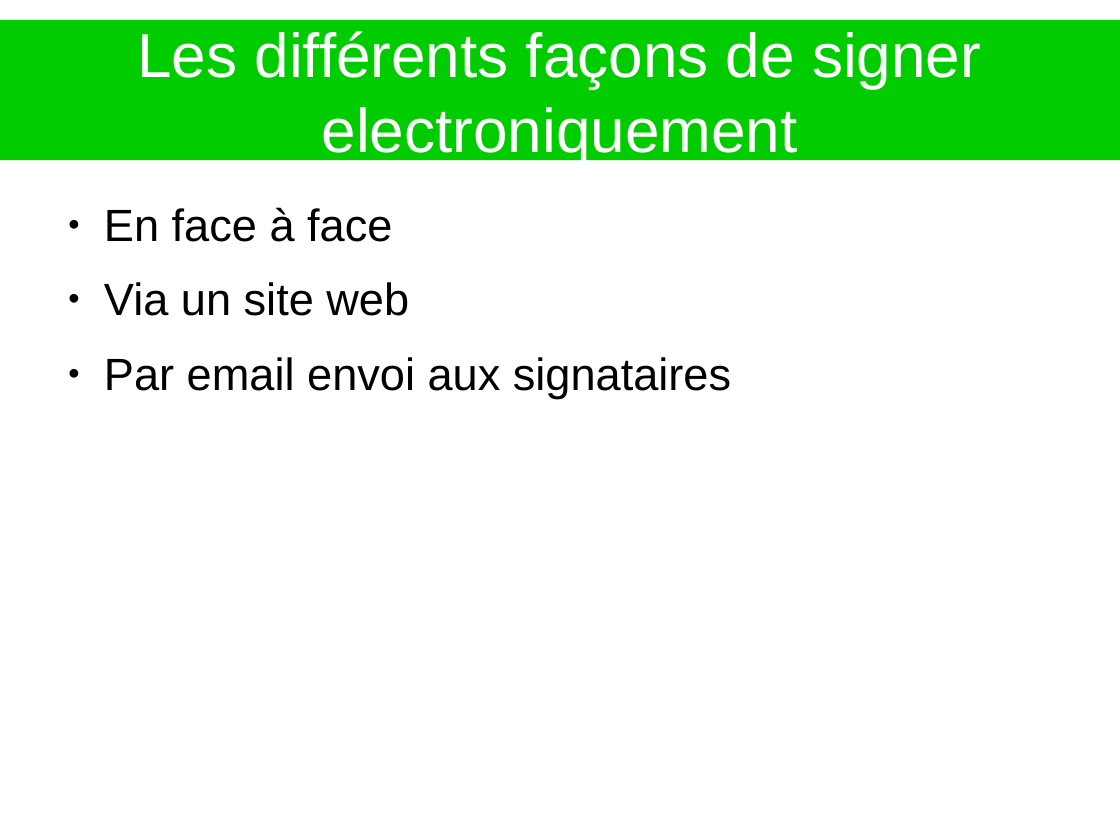
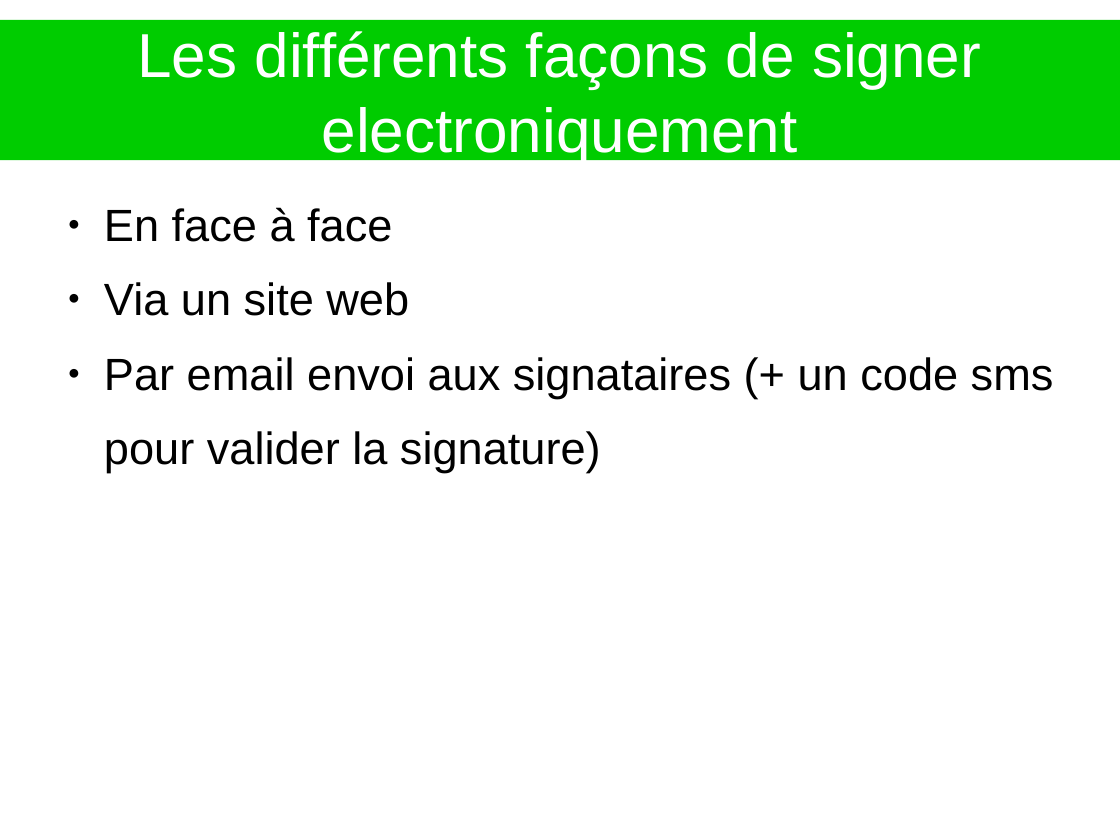
Before and after one commit to heylve/current, a slide deck: slide 9 of Presentations/SignatureElec.odp. Drawn at 1120x840 pixels with LibreOffice and Linux fonts; fonts in the diff are those of the drawing. Boxes give left, top, right and bottom in pixels: in the first picture for what was removed or moved away, otherwise in the second. Text is boxed around its words. In the diff, an @@ line names an element or a change of style, - is before the commit and + after.

```diff
--- a/Presentations/SignatureElec.odp
+++ b/Presentations/SignatureElec.odp
@@ text at box(104, 357, 1054, 472): text changed @@
-● Par email envoi aux signataires
+● Par email envoi aux signataires (+ un code sms
+pour valider la signature)
```
Also in this commit, not shown: 4 other slides changed, 57 other files.
